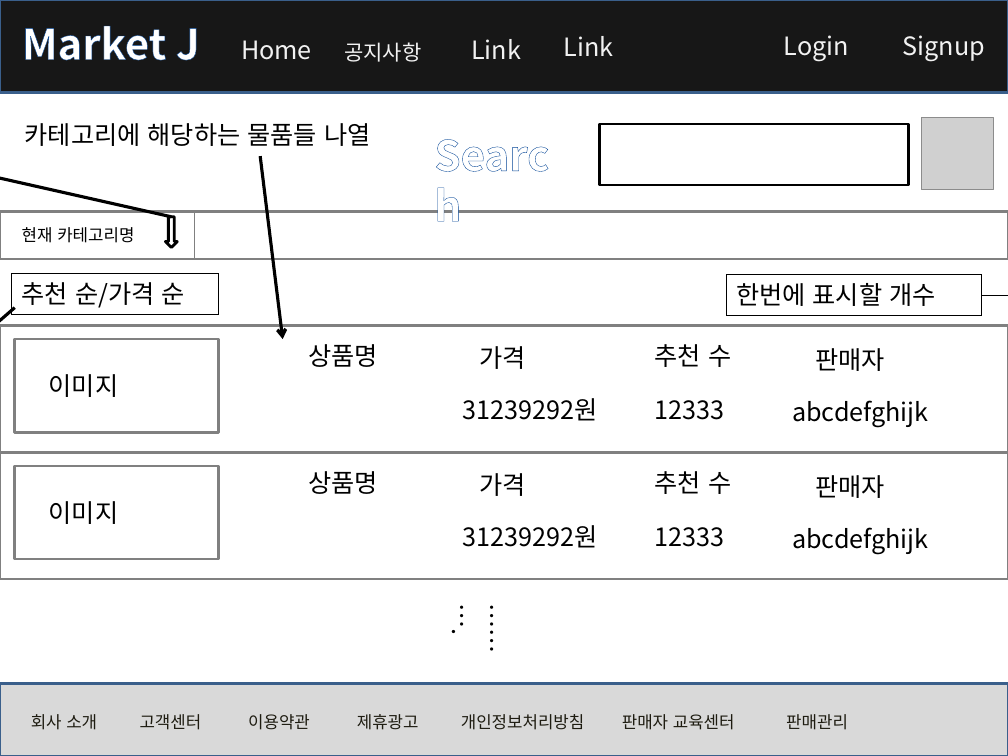
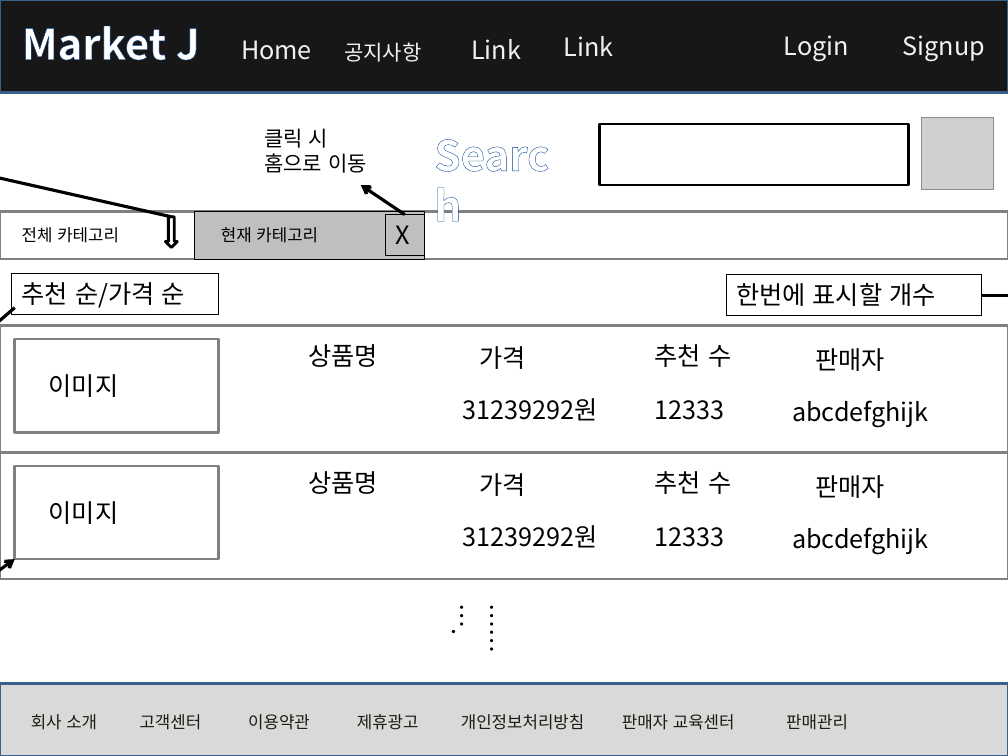
Before and after one commit to rosangels2/market, a slide deck: slide 8 of 포트폴리오/스토리보드/스토리보드.pptx (slide 3 before the commit). Drawn at 1008x756 pixels with LibreOffice and Linux fonts; fonts in the diff are those of the drawing; grey boxes stand for pictures. Boxes give left, top, right and bottom in pixels: in the first picture for what was removed or moved away, otherwise in the second. Text is boxed around its words. In the diff, an @@ line names an element or a change of style, - is before the commit and + after.

```diff
--- a/포트폴리오/스토리보드/스토리보드.pptx
+++ b/포트폴리오/스토리보드/스토리보드.pptx
@@ text removed at (25,123,370,146) @@
-카테고리에 해당하는 물품들 나열
@@ text added at (264,128,367,173), 15 pt, text #000000 @@
+클릭 시
+홈으로 이동
@@ arrow added from (405, 215) to (361, 185), #000000 2.25 pt @@
@@ text at (22,227,119,243): text changed @@
-현재 카테고리명
+전체 카테고리
@@ rectangle added at (195,212,424,259), fill #BFBFBF, outline #000000 0.5 pt @@
@@ text added at (221,227,318,243), 12 pt, text #000000 @@
+현재 카테고리
@@ rectangle added at (385,215,424,255), outline #000000 0.75 pt, 18 pt, text #000000 @@
+X
@@ arrow moved from (260, 156) - (282, 339) to (0, 615) - (15, 559) @@
```
Also in this commit, not shown: 25 other slides changed, 2 slides added.
